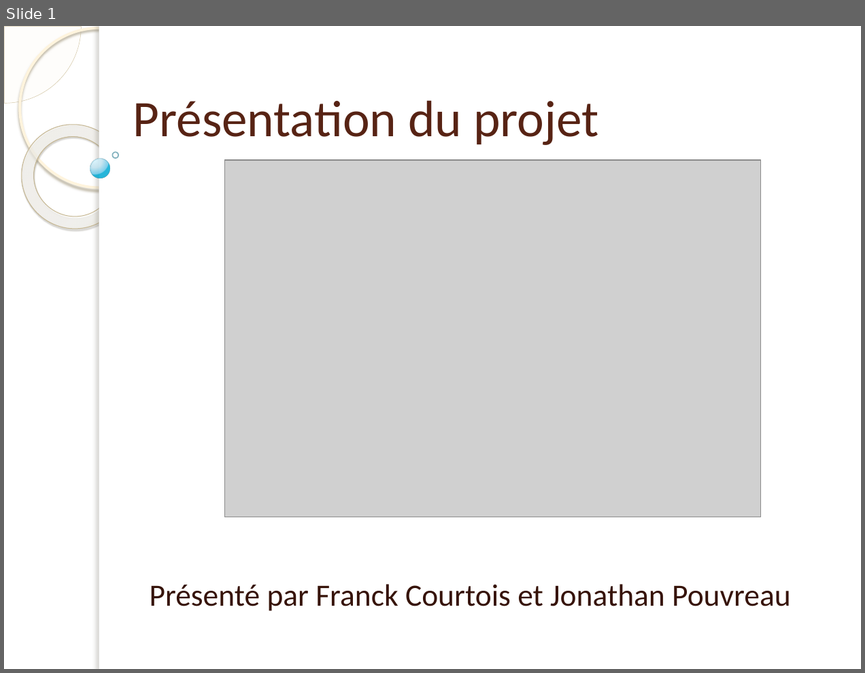
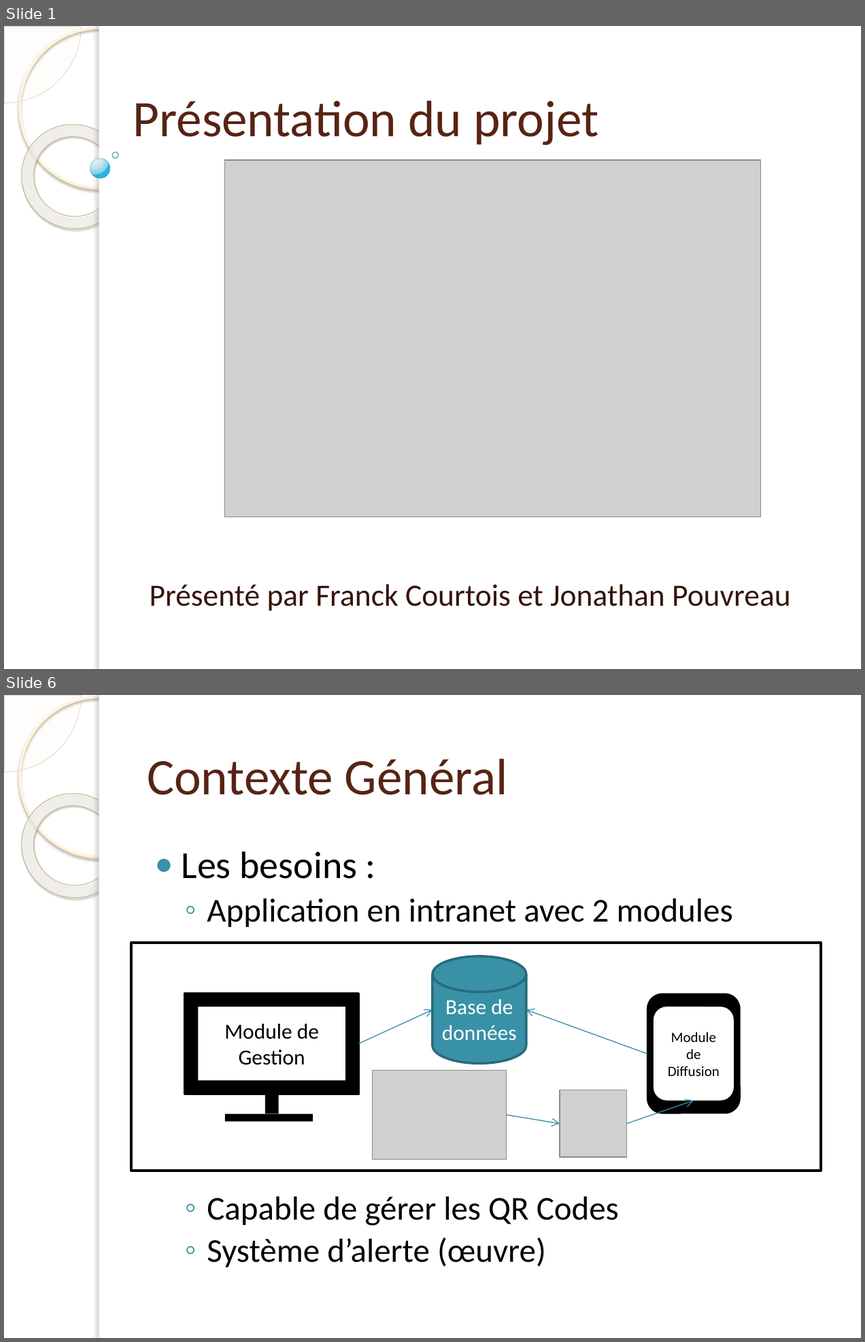
Before and after one commit to Jonathan7295/ProjetGrandPlan, a slide deck: Présenation/Presentation.pptx. Shown one above the other, each under a label of ours: slide 1 before the commit, slides 1 and 6 after it; the slides between them are not shown. The pictures are 865x673 and 865x1342 pixels, drawn with LibreOffice and Linux fonts; fonts in the diff are those of the drawing; grey boxes stand for pictures; background and template pictures are left out. Boxes give left, top, right and bottom in pixels: in the first picture for what was removed or moved away, otherwise in the second. Text is boxed around its words. In the diff, an @@ line names an element or a change of style, - is before the commit and + after.

```diff
--- a/Présenation/Presentation.pptx
+++ b/Présenation/Presentation.pptx
@@ slide 6 added at [4, 695, 861, 1338], background picture (left out); not listed: 5 template elements that a slide beside it also shows @@
@@ title added at [147, 758, 508, 795], 43 pt, text #572314 @@
+Contexte Général
@@ text added at [181, 851, 733, 1267], 28 pt, text #000000 @@
+● Les besoins :
+  ◦ Application en intranet avec 2 modules
+  ◦ Capable de gérer les QR Codes
+  ◦ Système d’alerte (œuvre)
@@ rectangle added at [130, 943, 821, 1170], outline #000000 2 pt @@
@@ cylinder added at [432, 956, 526, 1064], fill #3891A7, outline #296B7C 2 pt, 18 pt, text #FFFFFF @@
+Base de données
@@ rectangle added at [185, 993, 359, 1093], fill #000000, outline #000000 2 pt @@
@@ rounded rectangle added at [647, 993, 740, 1114], fill #000000 @@
@@ rectangle added at [198, 1007, 346, 1081], fill #FFFFFF, 18 pt, text #000000 @@
+Module de Gestion
@@ arrow added from (359, 1044) to (432, 1009), #348FA6 0.75 pt @@
@@ arrow added from (647, 1053) to (526, 1009), #348FA6 0.75 pt @@
@@ rounded rectangle added at [653, 1007, 734, 1100], fill #FFFFFF, 12 pt, text #000000 @@
+Module de Diffusion
@@ picture added at [373, 1070, 506, 1159] @@
@@ rectangle added at [265, 1087, 279, 1113], fill #000000 @@
@@ picture added at [559, 1090, 626, 1157] @@
@@ arrow added from (627, 1123) to (694, 1100), #348FA6 0.75 pt @@
@@ rectangle added at [225, 1114, 313, 1121], fill #000000 @@
@@ arrow added from (506, 1115) to (559, 1123), #348FA6 0.75 pt @@
```
Also in this commit, not shown: 7 slides changed, 10 other slides added, 2 slides removed.
